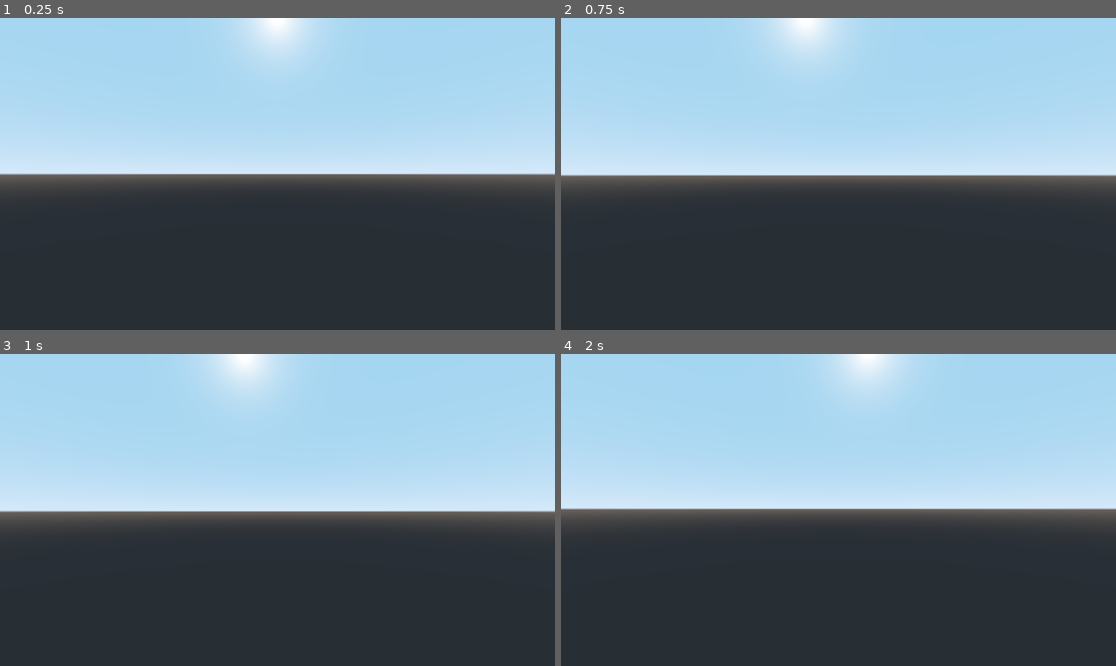
Above: before the commit, frames 1-4 (two rows, left to right).
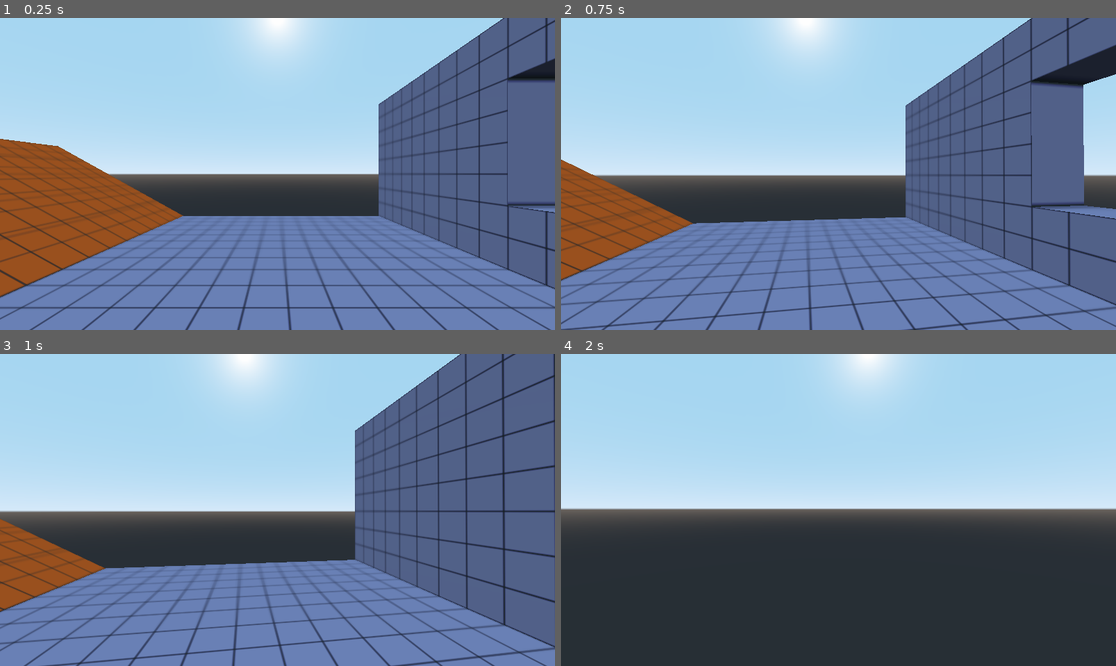
Above: after the commit, the same moments.

Repository: NachoSpice/ProjectP
Game: Godot game, scene res://Scenes/Levels/DebugRoom.tscn
The game is run twice, just before and just after one commit, with the same random seed, the same clock (stepped at 60 frames per second) and the same inputs. Before the commit the project starts from res://Scenes/Entities/Player.tscn.
Inputs (mouse positions are in pixels of both pictures, inside the frame that each line leads up to):
- Up to frame 1 (0.25 s): no input
- Up to frame 2 (0.75 s): tap Enter at 0.5 s; move the mouse to (866, 174) at 0.52 s; hold W (move_forward, bound only after the commit) from 0.53 s (still down)
- Up to frame 3 (1 s): keep holding W (move_forward, bound only after the commit)
- Up to frame 4 (2 s): keep holding W (move_forward, bound only after the commit); move the mouse to (810, 510) at 1.27 s

The runs differ from the first frame. In frame 1, 58% of the frame differs, in the area x 0-100%, y 0-100%; in frame 2, 56%; in frame 3, 56%; in frame 4, nothing differs.

Commit message:
Kontroler pierwszej osoby (final)
Finalna wesja kontrolera pierwszej osoby, gotowa do implementacji.

Diff:
--- /dev/null
+++ b/Resources/Materials/Prototype/DefaultGrid.tres
@@ -0,0 +1,8 @@
+[gd_resource type="SpatialMaterial" load_steps=2 format=2]
+
+[ext_resource path="res://Resources/Textures/PrototypeTerrain/GridDefault.png" type="Texture" id=1]
+
+[resource]
+flags_world_triplanar = true
+albedo_texture = ExtResource( 1 )
+uv1_triplanar = true
--- /dev/null
+++ b/Resources/Materials/Prototype/OrangeGrid.tres
@@ -0,0 +1,8 @@
+[gd_resource type="SpatialMaterial" load_steps=2 format=2]
+
+[ext_resource path="res://Resources/Textures/PrototypeTerrain/GridOrange.png" type="Texture" id=1]
+
+[resource]
+flags_world_triplanar = true
+albedo_texture = ExtResource( 1 )
+uv1_triplanar = true
--- /dev/null
+++ b/Scenes/Levels/DebugRoom.tscn
@@ -0,0 +1,49 @@
+[gd_scene load_steps=6 format=2]
+
+[ext_resource path="res://Resources/Materials/Prototype/DefaultGrid.tres" type="Material" id=1]
+[ext_resource path="res://Resources/Materials/Prototype/OrangeGrid.tres" type="Material" id=2]
+[ext_resource path="res://Resources/Textures/PrototypeTerrain/GridDefault.png" type="Texture" id=3]
+[ext_resource path="res://Scenes/Entities/Player.tscn" type="PackedScene" id=4]
+
+[sub_resource type="SpatialMaterial" id=1]
+albedo_texture = ExtResource( 3 )
+
+[node name="Spatial" type="Spatial"]
+
+[node name="CSGCombiner" type="CSGCombiner" parent="."]
+use_collision = true
+
+[node name="CSGBox" type="CSGBox" parent="CSGCombiner"]
+transform = Transform( 1, 0, 0, 0, 1, 0, 0, 0, 1, 0, -1, 0 )
+width = 32.0
+depth = 32.0
+material = ExtResource( 1 )
+
+[node name="CSGBox2" type="CSGBox" parent="CSGCombiner"]
+transform = Transform( 1, 0, 0, 0, 1, 0, 0, 0, 1, 0, 4, 15 )
+width = 32.0
+height = 8.0
+material = ExtResource( 1 )
+
+[node name="CSGBox3" type="CSGBox" parent="CSGCombiner"]
+transform = Transform( 1, 0, 0, 0, 1, 0, 0, 0, 1, 15, 4, 0 )
+height = 8.0
+depth = 32.0
+material = ExtResource( 1 )
+
+[node name="CSGBox4" type="CSGBox" parent="CSGCombiner"]
+transform = Transform( 1, 0, 0, 0, 1, 0, 0, 0, 1, 15, 4, 0 )
+operation = 2
+width = 4.0
+height = 4.0
+depth = 14.0
+material = SubResource( 1 )
+
+[node name="CSGPolygon" type="CSGPolygon" parent="CSGCombiner"]
+transform = Transform( 1, 0, 0, 0, 1, 0, 0, 0, 1, -15, 0, 0 )
+polygon = PoolVector2Array( -1, 0, -1, 5, 6, 5, 15, 0 )
+depth = 15.98
+material = ExtResource( 2 )
+
+[node name="Player" parent="." instance=ExtResource( 4 )]
+transform = Transform( 1, 0, 0, 0, 1, 0, 0, 0, 1, 6.7537, 0, 0 )
--- a/Scripts/Player.gd
+++ b/Scripts/Player.gd
@@ -1,5 +1,18 @@
 extends KinematicBody
 
+#Movement Values
+const MOVEMENT_SPEED = 10
+const GRAVITY = 10
+
+var h_acceleration = 6
+var full_contact = false
+
+var gravity_vector = Vector3()
+var movement_direction = Vector3()
+var h_velocity = Vector3()
+var movement_vector = Vector3()
+
+#Control Variables
 var mouse_sens = 0.08
 
 func _ready() -> void:
@@ -12,4 +25,35 @@
 		$Head.rotation.x = clamp($Head.rotation.x, deg2rad(-40), deg2rad(40))
 
 func _physics_process(delta: float) -> void:
-	pass
+
+	movement_direction = Vector3()
+
+	if $GroundCHK.is_colliding():
+		full_contact = true
+	else:
+		full_contact = false
+
+	if not is_on_floor():
+		gravity_vector += Vector3.DOWN * GRAVITY * delta
+	elif is_on_floor() and full_contact:
+		gravity_vector = -get_floor_normal() * GRAVITY
+	else:
+		gravity_vector = -get_floor_normal()
+
+	if Input.is_action_pressed("move_forward"):
+		movement_direction -= transform.basis.z
+	elif Input.is_action_pressed("move_backward"):
+		movement_direction += transform.basis.z
+	if Input.is_action_pressed("move_left"):
+		movement_direction -= transform.basis.x
+	elif Input.is_action_pressed("move_right"):
+		movement_direction += transform.basis.x
+
+	movement_direction = movement_direction.normalized()
+
+	h_velocity = h_velocity.linear_interpolate(movement_direction * MOVEMENT_SPEED, h_acceleration * delta)
+	movement_vector.z = h_velocity.z + gravity_vector.z
+	movement_vector.x = h_velocity.x + gravity_vector.x
+	movement_vector.y = gravity_vector.y
+
+	move_and_slide(movement_vector, Vector3.UP)
--- a/project.godot
+++ b/project.godot
@@ -207,7 +207,7 @@
 [application]
 
 config/name="Project P"
-run/main_scene="res://Scenes/Entities/Player.tscn"
+run/main_scene="res://Scenes/Levels/DebugRoom.tscn"
 config/icon="res://icon.png"
 
 [display]
@@ -220,6 +220,29 @@
 
 enabled=PoolStringArray( "res://addons/qodot/plugin.cfg" )
 
+[input]
+
+move_forward={
+"deadzone": 0.5,
+"events": [ Object(InputEventKey,"resource_local_to_scene":false,"resource_name":"","device":0,"alt":false,"shift":false,"control":false,"meta":false,"command":false,"pressed":false,"scancode":87,"physical_scancode":0,"unicode":0,"echo":false,"script":null)
+ ]
+}
+move_backward={
+"deadzone": 0.5,
+"events": [ Object(InputEventKey,"resource_local_to_scene":false,"resource_name":"","device":0,"alt":false,"shift":false,"control":false,"meta":false,"command":false,"pressed":false,"scancode":83,"physical_scancode":0,"unicode":0,"echo":false,"script":null)
+ ]
+}
+move_left={
+"deadzone": 0.5,
+"events": [ Object(InputEventKey,"resource_local_to_scene":false,"resource_name":"","device":0,"alt":false,"shift":false,"control":false,"meta":false,"command":false,"pressed":false,"scancode":65,"physical_scancode":0,"unicode":0,"echo":false,"script":null)
+ ]
+}
+move_right={
+"deadzone": 0.5,
+"events": [ Object(InputEventKey,"resource_local_to_scene":false,"resource_name":"","device":0,"alt":false,"shift":false,"control":false,"meta":false,"command":false,"pressed":false,"scancode":68,"physical_scancode":0,"unicode":0,"echo":false,"script":null)
+ ]
+}
+
 [physics]
 
 common/enable_pause_aware_picking=true
Binary file added: Resources/Textures/PrototypeTerrain/GridDefault.png
Not shown, added: Resources/Textures/PrototypeTerrain/GridDefault.png.import
Binary file added: Resources/Textures/PrototypeTerrain/GridOrange.png
Not shown, added: Resources/Textures/PrototypeTerrain/GridOrange.png.import
